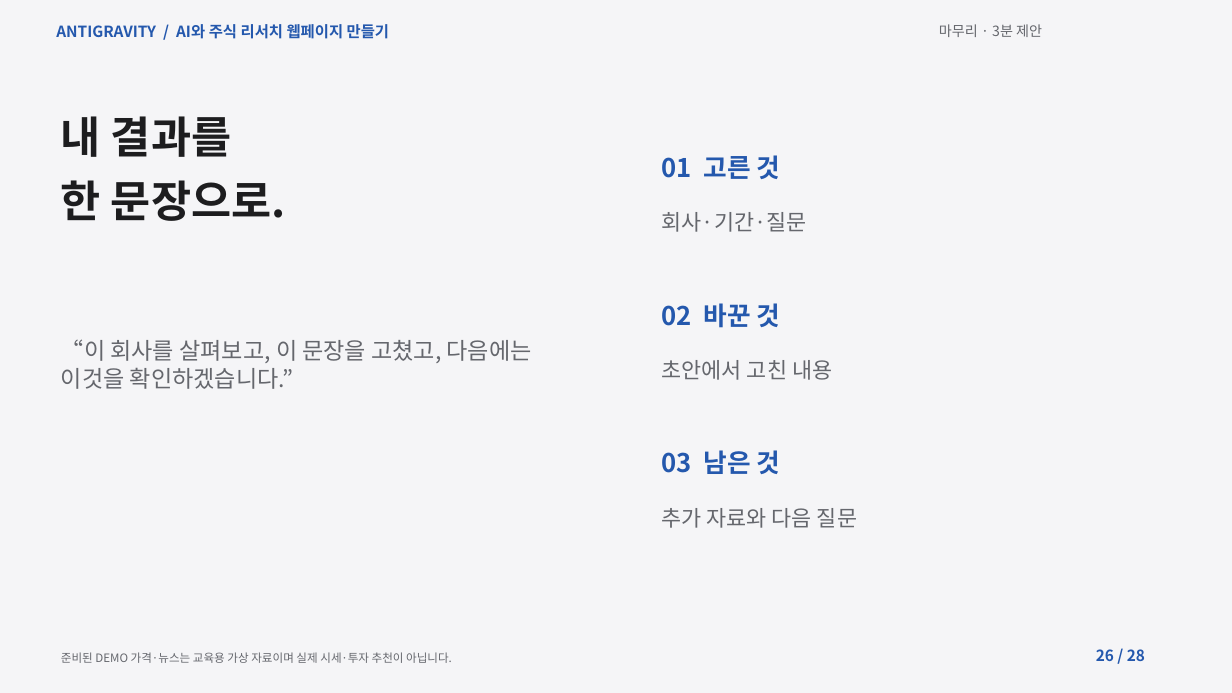
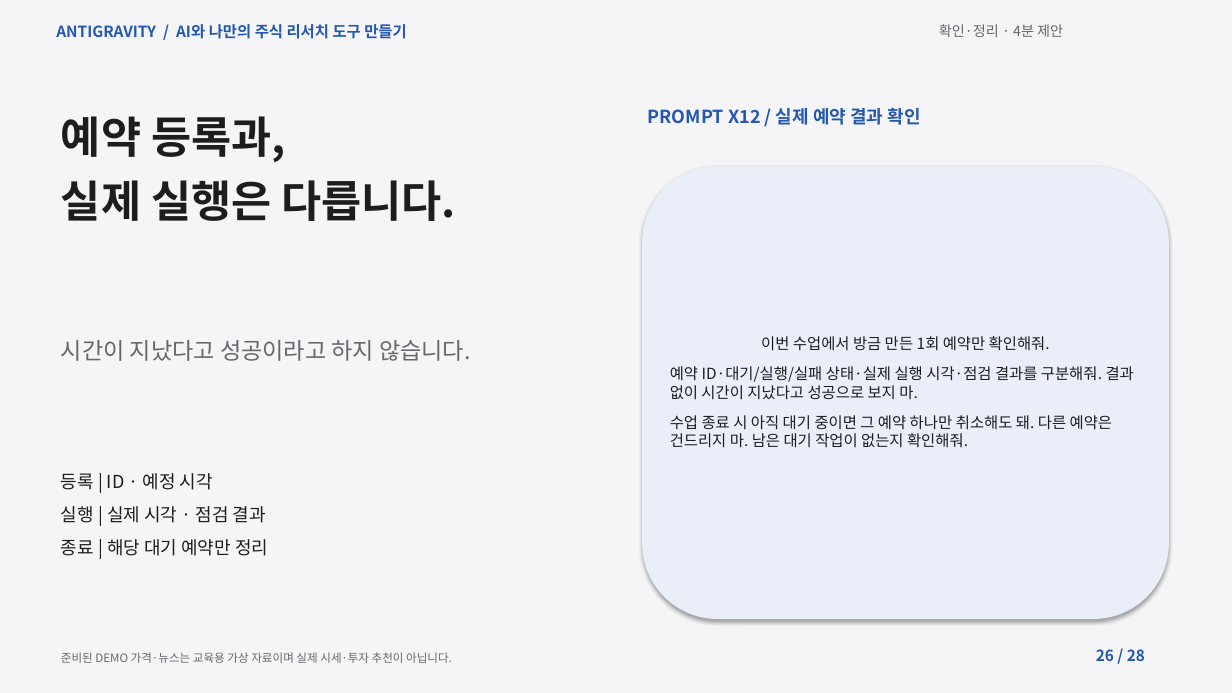
Before and after one commit to elect94/reportsol, a slide deck: slide 26 of materials/lecture.pptx. Drawn at 1232x693 pixels with LibreOffice and Linux fonts; fonts in the diff are those of the drawing. Boxes give left, top, right and bottom in pixels: in the first picture for what was removed or moved away, otherwise in the second. Text is boxed around its words. In the diff, an @@ line names an element or a change of style, - is before the commit and + after.

```diff
--- a/materials/lecture.pptx
+++ b/materials/lecture.pptx
@@ text at (56, 24, 406, 39): text changed @@
-ANTIGRAVITY / AI와 주식 리서치 웹페이지 만들기
+ANTIGRAVITY / AI와 나만의 주식 리서치 도구 만들기
@@ text at (939, 24, 1063, 37): text changed @@
-마무리 · 3분 제안
+확인·정리 · 4분 제안
@@ text at (61, 116, 456, 221): text changed @@
-내 결과를
-한 문장으로.
+예약 등록과,
+실제 실행은 다릅니다.
@@ text added at (648, 108, 921, 125), 14 pt, text #2458AD, bold @@
+PROMPT X12 / 실제 예약 결과 확인
@@ rounded rectangle added at (642, 166, 1169, 619), fill #E9EEF8, 12 pt, text #1D1D1F @@
+이번 수업에서 방금 만든 1회 예약만 확인해줘.
+예약 ID·대기/실행/실패 상태·실제 실행 시각·점검 결과를 구분해줘. 결과 없이 시간이 지났다고 성공으로 보지 마.
+수업 종료 시 아직 대기 중이면 그 예약 하나만 취소해도 돼. 다른 예약은 건드리지 마. 남은 대기 작업이 없는지 확인해줘.
@@ text removed at (662, 155, 781, 179) @@
-01 고른 것
@@ text removed at (662, 212, 807, 232) @@
-회사·기간·질문
@@ text removed at (662, 303, 781, 328) @@
-02 바꾼 것
@@ text at (61, 340, 470, 361): text changed @@
-“이 회사를 살펴보고, 이 문장을 고쳤고, 다음에는 이것을 확인하겠습니다.”
+시간이 지났다고 성공이라고 하지 않습니다.
@@ text removed at (662, 360, 832, 380) @@
-초안에서 고친 내용
@@ text added at (61, 473, 268, 556), 14 pt, text #1D1D1F @@
+등록 | ID · 예정 시각
+실행 | 실제 시각 · 점검 결과
+종료 | 해당 대기 예약만 정리
@@ text removed at (662, 450, 781, 474) @@
-03 남은 것
@@ text removed at (662, 508, 857, 528) @@
-추가 자료와 다음 질문
```
Also in this commit, not shown: 26 other slides changed, 1 slide added, 1 slide removed, 26 other files.
